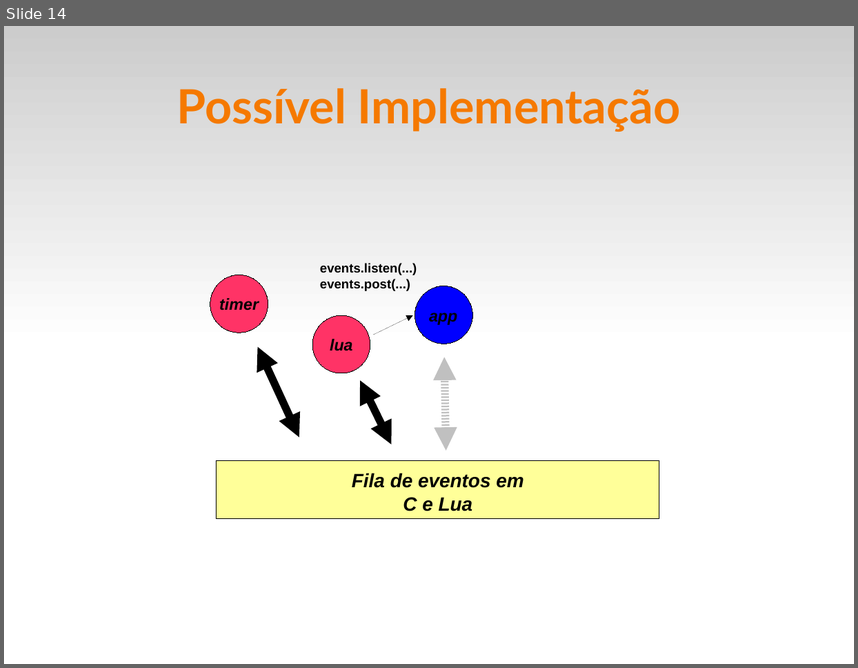
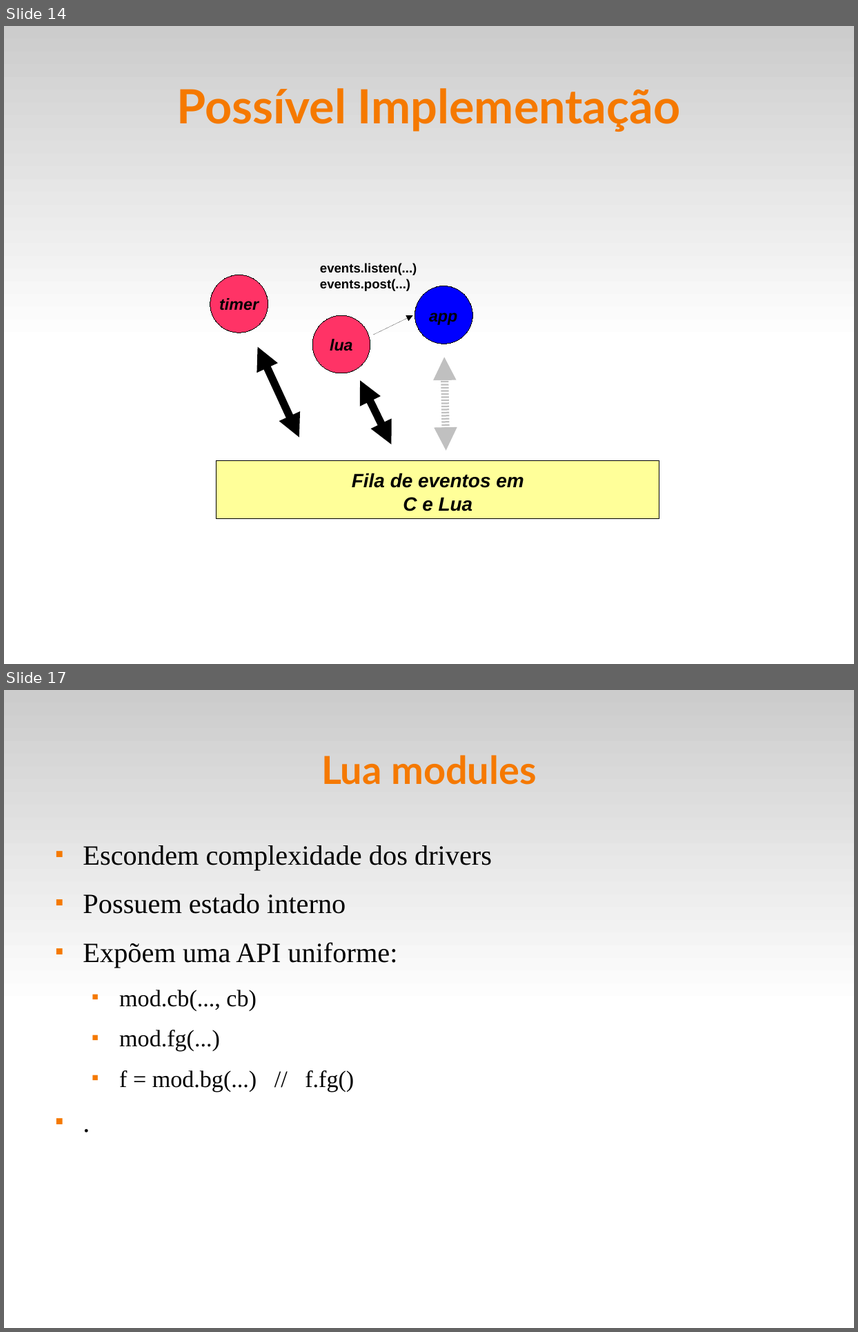
Before and after one commit to fsantanna/events, a slide deck: evt.odp. Shown one above the other, each under a label of ours: slide 14 before the commit, slides 14 and 17 after it; the slides between them are not shown. The pictures are 858x668 and 858x1332 pixels, drawn with LibreOffice and Linux fonts; fonts in the diff are those of the drawing. Boxes give left, top, right and bottom in pixels: in the first picture for what was removed or moved away, otherwise in the second. Text is boxed around its words. In the diff, an @@ line names an element or a change of style, - is before the commit and + after.

```diff
--- a/evt.odp
+++ b/evt.odp
@@ slide 17 added at [4, 690, 854, 1328], background #FFFFFF; not listed: 1 template element that a slide beside it also shows @@
@@ title added at [321, 755, 536, 785], 36 pt, text #F57900, bold @@
+Lua modules
@@ text added at [83, 845, 492, 1092], 26 pt, text #000000 @@
+■ Escondem complexidade dos drivers
+■ Possuem estado interno
+■ Expõem uma API uniforme:
+  ■ mod.cb(..., cb)
+  ■ mod.fg(...)
+  ■ f = mod.bg(...) // f.fg()
+■ .
```
Also in this commit, not shown: 3 slides changed, 2 other slides added, 21 slides removed, 4 other files.
